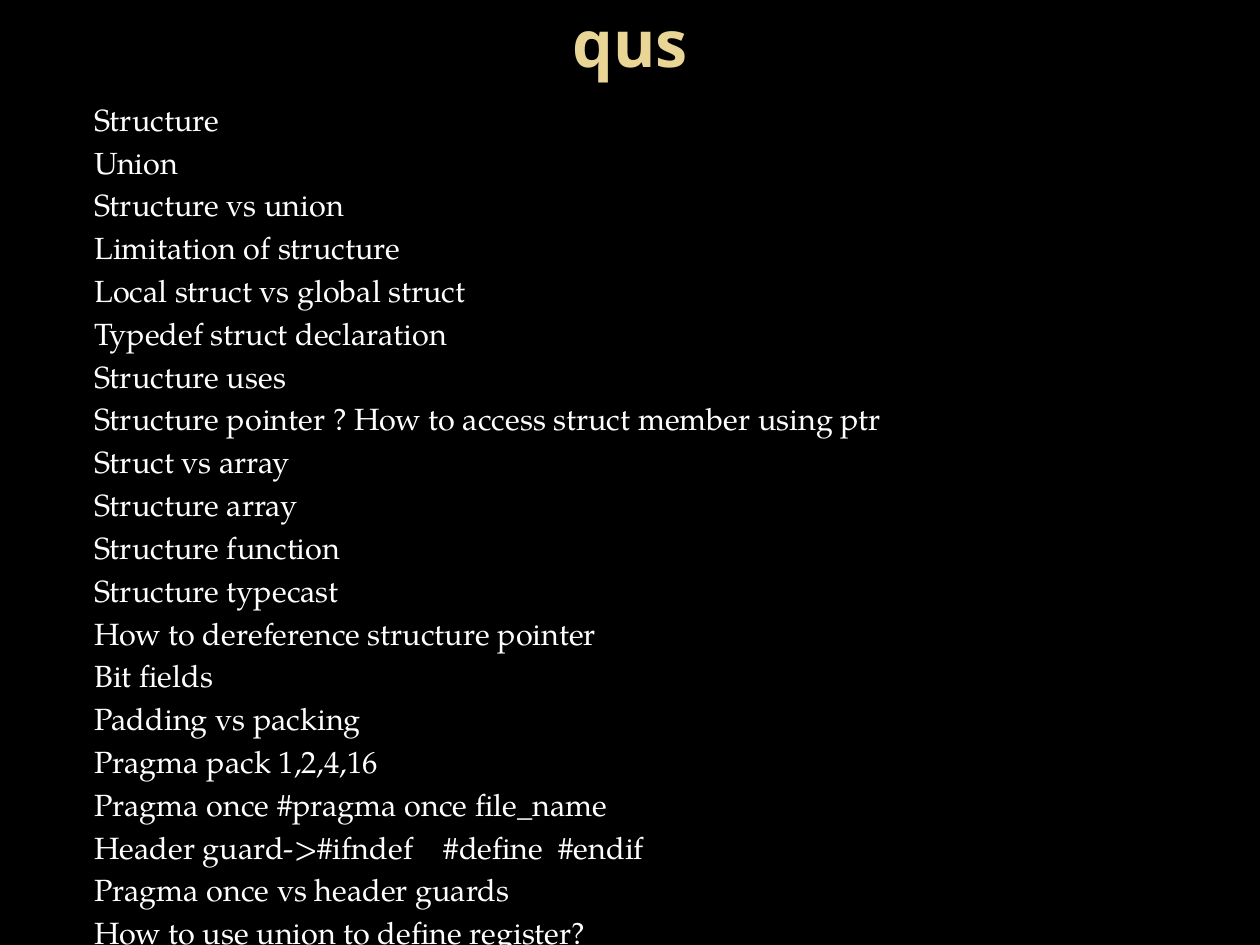
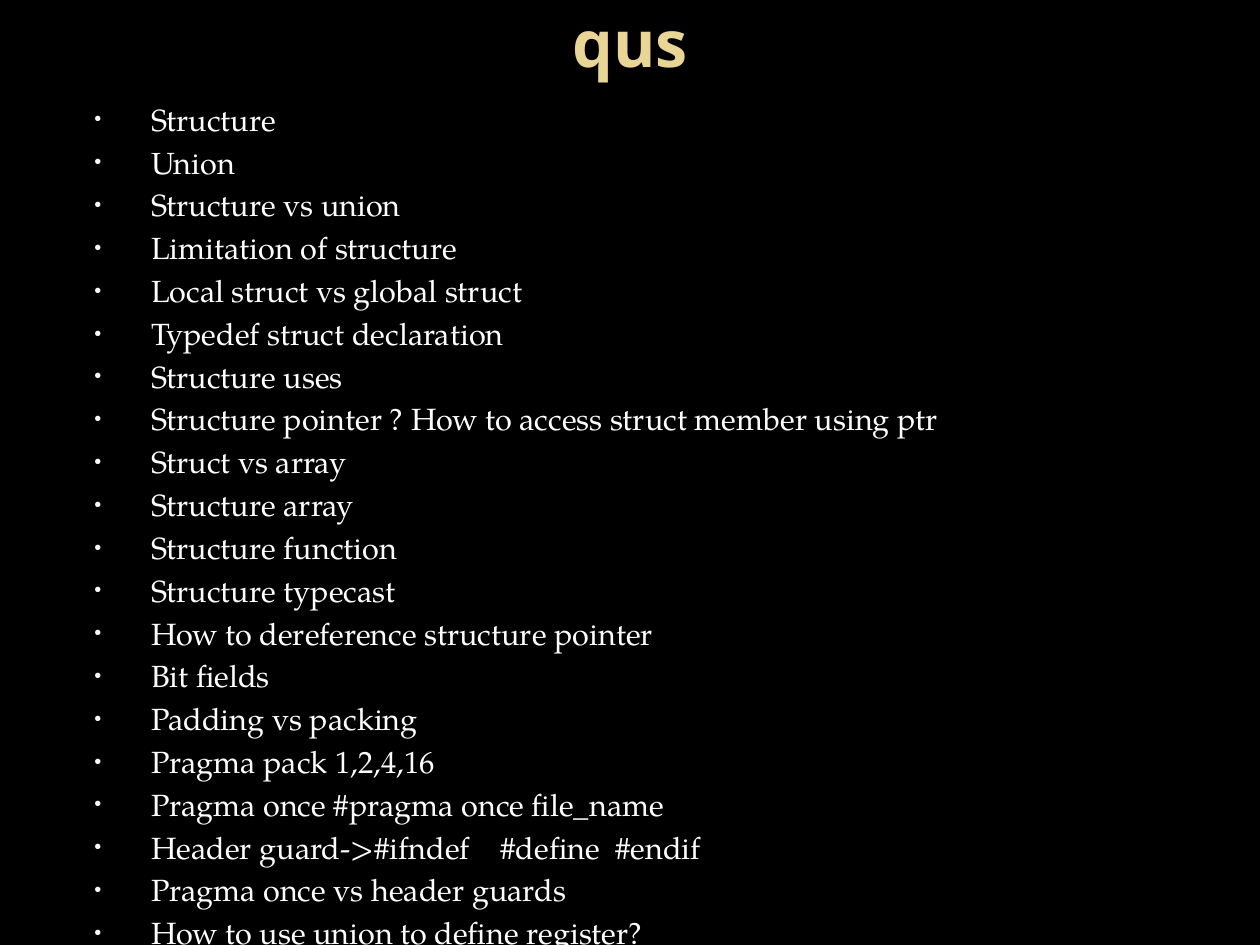
Before and after one commit to Mahesh-7/C_Programs, a slide deck: slide 24 of PPT/structure.pptx (slide 3 before the commit). Drawn at 1260x945 pixels with LibreOffice and Linux fonts; fonts in the diff are those of the drawing; background and template pictures are left out. Boxes give left, top, right and bottom in pixels: in the first picture for what was removed or moved away, otherwise in the second. Text is boxed around its words. In the diff, an @@ line names an element or a change of style, - is before the commit and + after.

```diff
--- a/PPT/structure.pptx
+++ b/PPT/structure.pptx
@@ text "Structure" at (151, 109, 938, 945): bullet none to • @@
```
Also in this commit, not shown: 4 other slides changed, 8 slides added.
